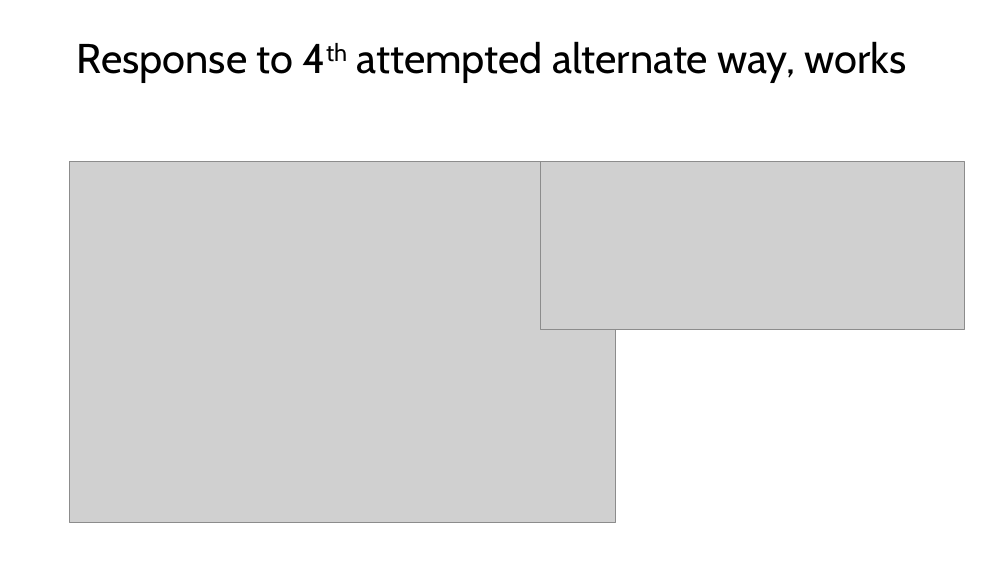
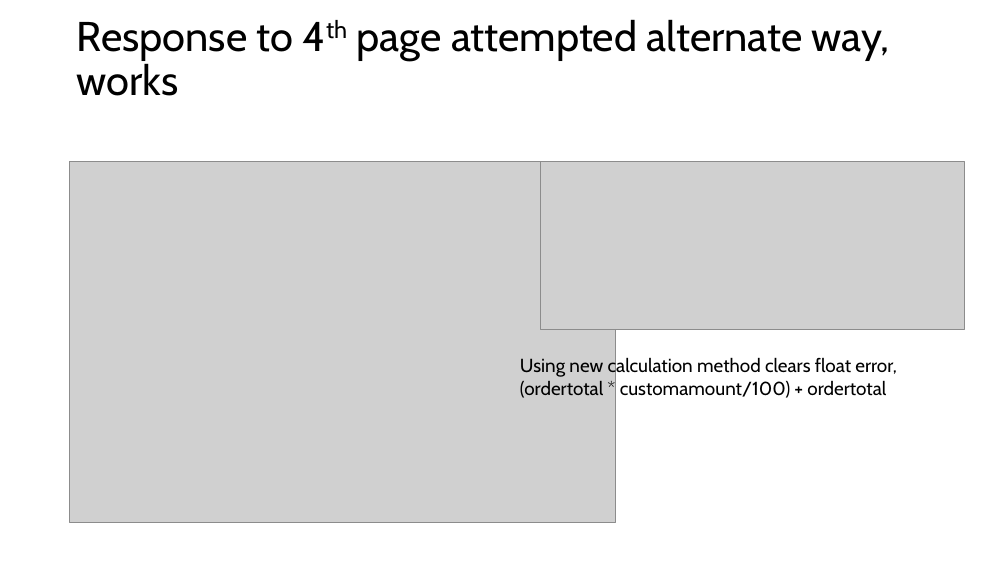
Before and after one commit to PengoPango/403IT_Programming_repos, a slide deck: slide 8 of 403_Programming/assignments/tipcalculatorprogress_screenshots.pptx. Drawn at 1008x567 pixels with LibreOffice and Linux fonts; fonts in the diff are those of the drawing; grey boxes stand for pictures. Boxes give left, top, right and bottom in pixels: in the first picture for what was removed or moved away, otherwise in the second. Text is boxed around its words. In the diff, an @@ line names an element or a change of style, - is before the commit and + after.

```diff
--- a/403_Programming/assignments/tipcalculatorprogress_screenshots.pptx
+++ b/403_Programming/assignments/tipcalculatorprogress_screenshots.pptx
@@ title at box(77, 19, 890, 96): text changed @@
-Response to 4th attempted alternate way, works
+Response to 4th page attempted alternate way, works
@@ text added at box(520, 356, 897, 398), 18 pt, text #000000 @@
+Using new calculation method clears float error, (ordertotal * customamount/100) + ordertotal
```
Also in this commit, not shown: 4 other slides changed, 1 slide added, 1 slide removed, 4 other files.
